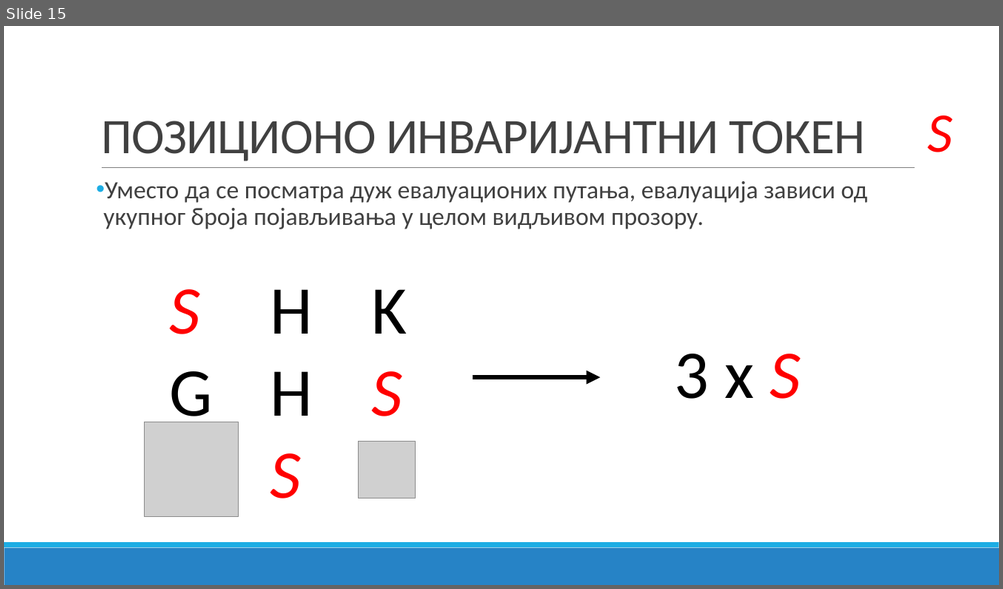
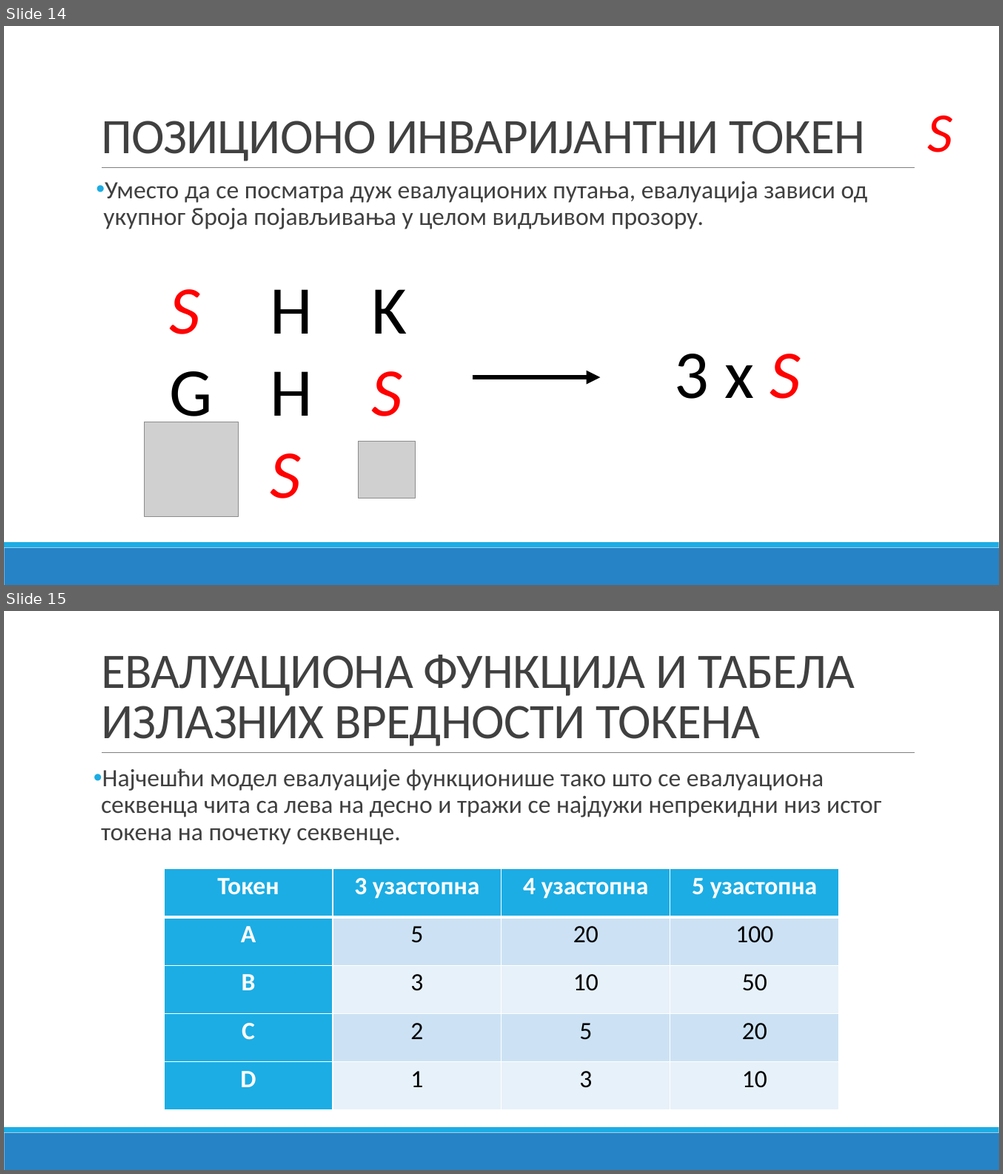
Before and after one commit to bxgda/diplomski-rad, a slide deck: PREZENTACIJA_JB.pptx. Shown one above the other, each under a label of ours: slide 15 before the commit, slides 14 and 15 after it. The pictures are 1003x589 and 1003x1174 pixels, drawn with LibreOffice and Linux fonts; fonts in the diff are those of the drawing; grey boxes stand for pictures. Boxes give left, top, right and bottom in pixels: in the first picture for what was removed or moved away, otherwise in the second. Text is boxed around its words. In the diff, an @@ line names an element or a change of style, - is before the commit and + after.

```diff
--- a/PREZENTACIJA_JB.pptx
+++ b/PREZENTACIJA_JB.pptx
@@ slide 15 added at [4,611,999,1170], background #FFFFFF; not listed: 3 template elements that a slide beside it also shows @@
@@ title added at [101,655,854,746], 48 pt, text #404040 @@
+ЕВАЛУАЦИОНА ФУНКЦИЈА И ТАБЕЛА ИЗЛАЗНИХ ВРЕДНОСТИ ТОКЕНА
@@ text added at [101,769,881,845], 24 pt, text #404040 @@
+• Најчешћи модел евалуације функционише тако што се евалуациона секвенца чита са лева на десно и тражи се најдужи непрекидни низ истог токена на почетку секвенце.
@@ table added at [164,869,838,1111], 5 rows, 4 columns @@
+Токен | 3 узастопна | 4 узастопна | 5 узастопна
+А | 5 | 20 | 100
+B | 3 | 10 | 50
+C | 2 | 5 | 20
+D | 1 | 3 | 10
@@ what was slide 15 is now slide 14 @@
```
Also in this commit, not shown: 2 slides changed, 17 other slides added, 1 slide removed.
